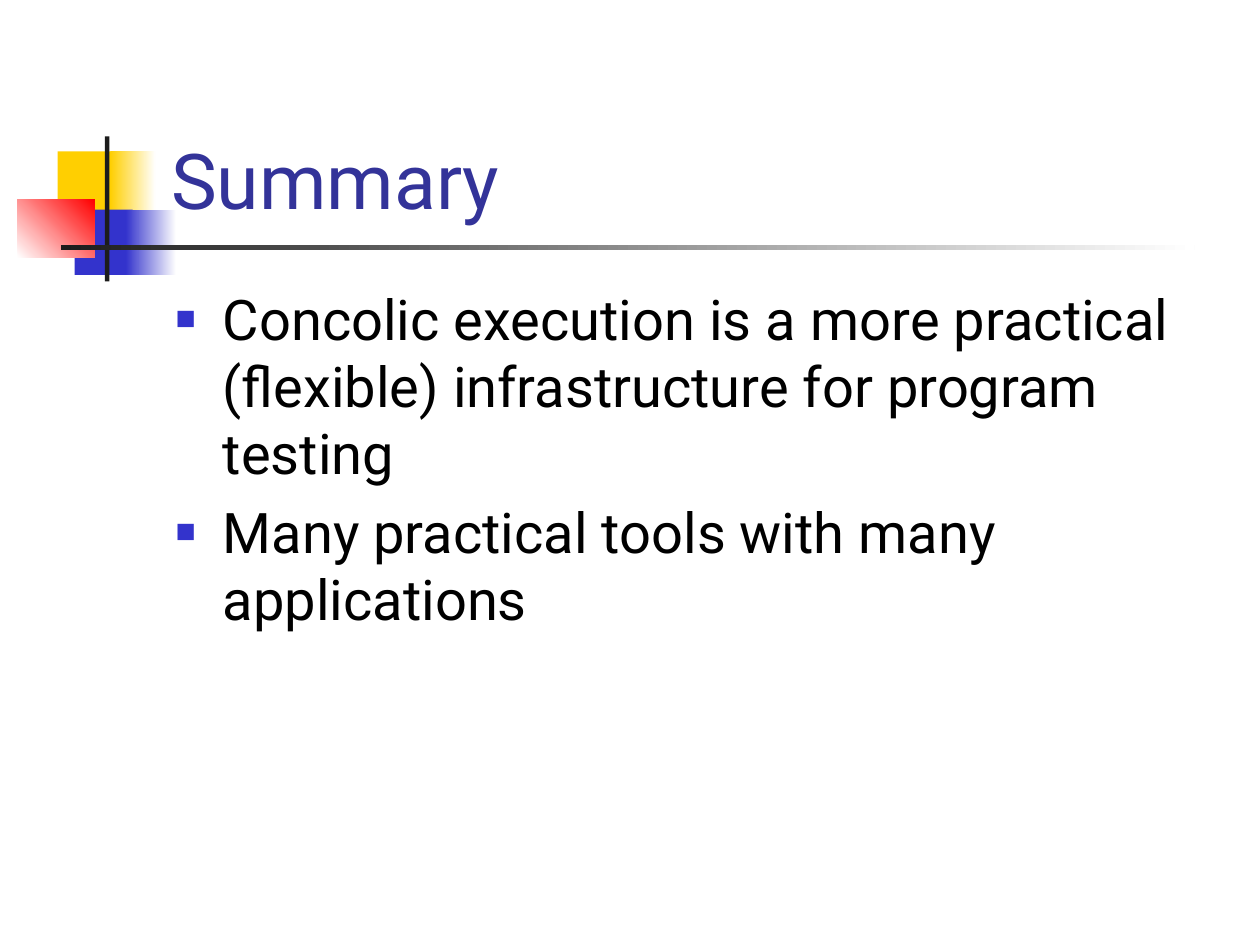
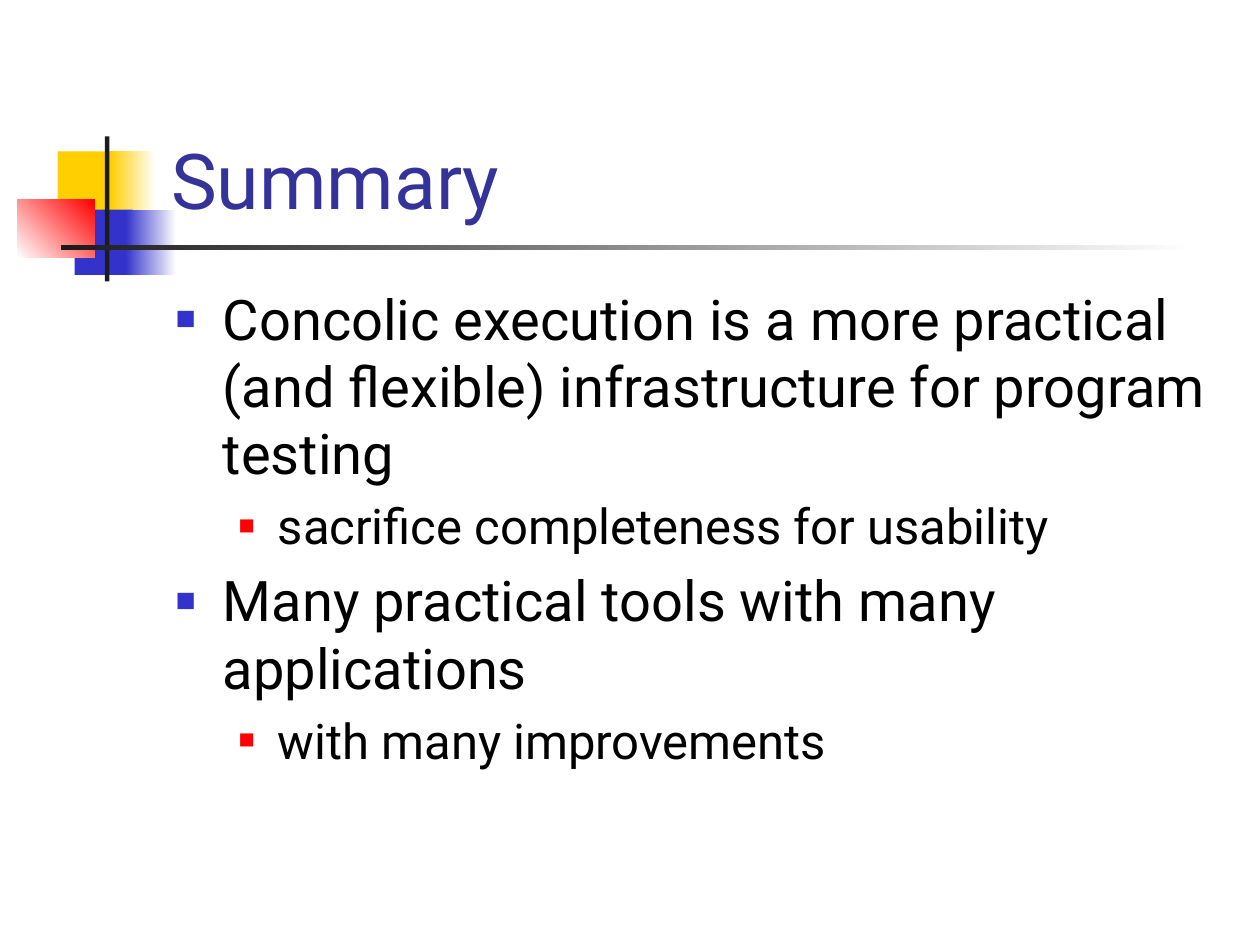
Before and after one commit to csslab-ustc/csslab-ustc.github.io, a slide deck: slide 26 of courses/theory/2022-spring/slides/lec18-concolic.pptx. Drawn at 1260x945 pixels with LibreOffice and Linux fonts; fonts in the diff are those of the drawing. Boxes give left, top, right and bottom in pixels: in the first picture for what was removed or moved away, otherwise in the second. Text is boxed around its words. In the diff, an @@ line names an element or a change of style, - is before the commit and + after.

```diff
--- a/courses/theory/2022-spring/slides/lec18-concolic.pptx
+++ b/courses/theory/2022-spring/slides/lec18-concolic.pptx
@@ text at (x1=223, y1=298, x2=1205, y2=555): text changed @@
-■ Concolic execution is a more practical (flexible) infrastructure for program testing
+■ Concolic execution is a more practical (and flexible) infrastructure for program testing
+  ■ sacrifice completeness for usability
@@ text at (x1=278, y1=722, x2=826, y2=770): paragraph added @@
+  ■ with many improvements
```
Also in this commit, not shown: 11 other slides changed, 2 other files.
